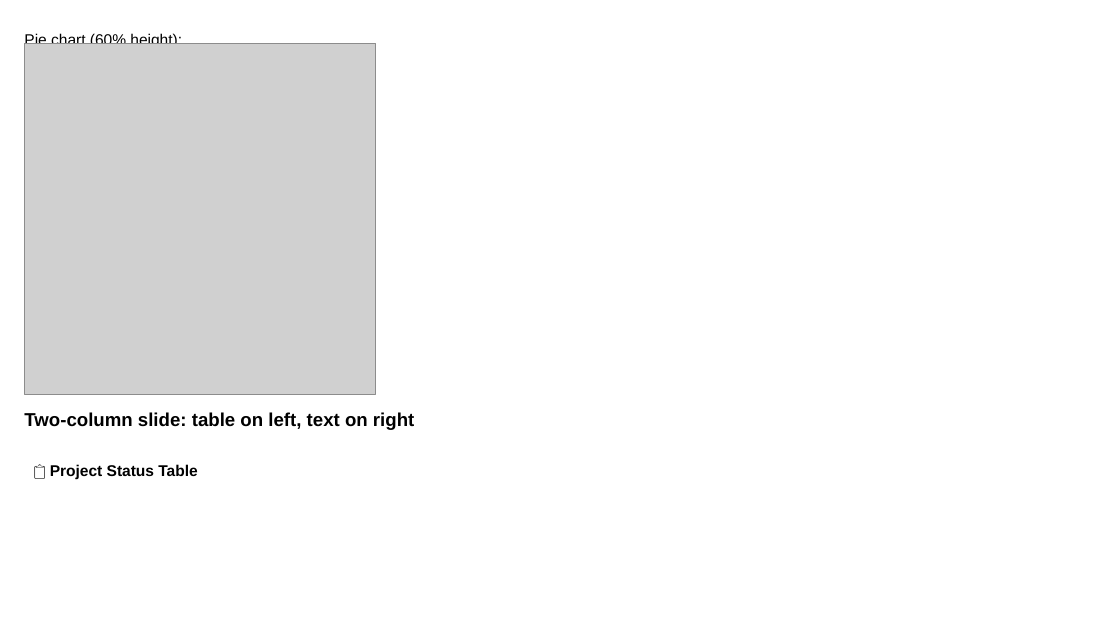
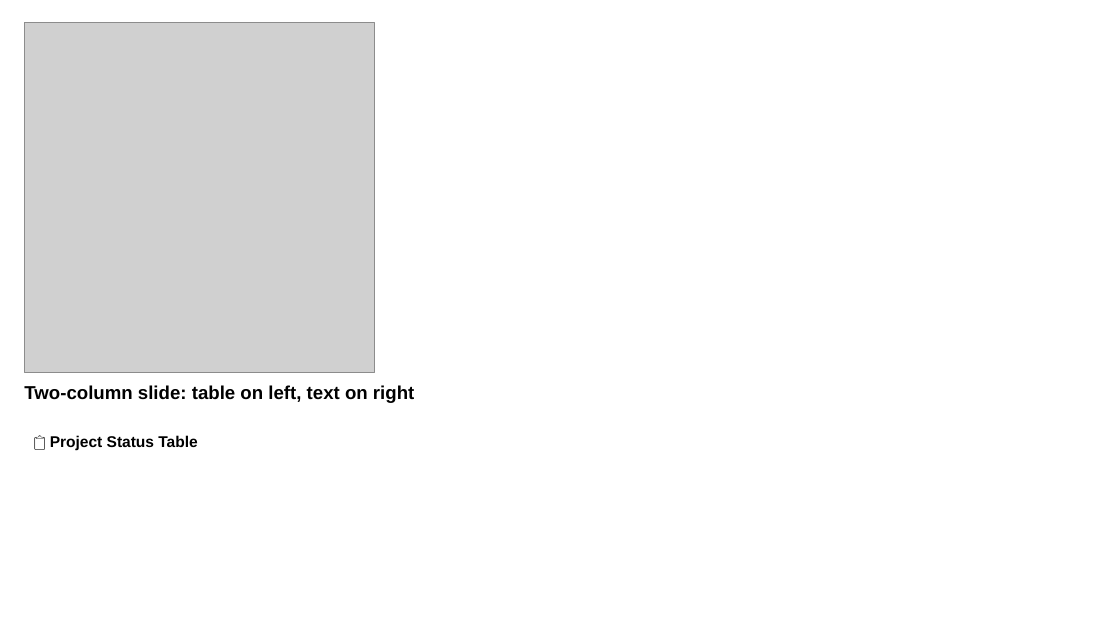
Before and after one commit to louisazhou/slidegenerator, a slide deck: slide 16 of output/comprehensive_demo_default.pptx (slide 19 before the commit). Drawn at 1120x630 pixels with LibreOffice and Linux fonts; fonts in the diff are those of the drawing; grey boxes stand for pictures. Boxes give left, top, right and bottom in pixels: in the first picture for what was removed or moved away, otherwise in the second. Text is boxed around its words. In the diff, an @@ line names an element or a change of style, - is before the commit and + after.

Commit message:
still need to solve code blocks heights, the html's bullet rendering, and html's figure height not calculated correctly

```diff
--- a/output/comprehensive_demo_default.pptx
+++ b/output/comprehensive_demo_default.pptx
@@ picture: place and size @@
-picture at bbox=[25, 44, 376, 395]
+picture at bbox=[25, 22, 374, 372]
@@ text removed at bbox=[24, 32, 182, 48] @@
-Pie chart (60% height):
@@ text "Two-column slide: table on left, ...": place and size @@
-text "Two-column slide: table on left, ..." at bbox=[24, 412, 414, 430]
+text "Two-column slide: table on left, ..." at bbox=[24, 385, 414, 403]
@@ text "Two-column slide: table on left, ..." at bbox=[24, 385, 414, 403]: line spacing 1.4 to 1.2 @@
@@ text "📋 Project Status Table": place and size @@
-text "📋 Project Status Table" at bbox=[50, 464, 197, 480]
+text "📋 Project Status Table" at bbox=[50, 435, 197, 450]
@@ text "📋 Project Status Table" at bbox=[50, 435, 197, 450]: line spacing 1.4 to 1.2 @@
```
Also in this commit, not shown: 18 other slides changed, 4 slides removed, 17 other files.
